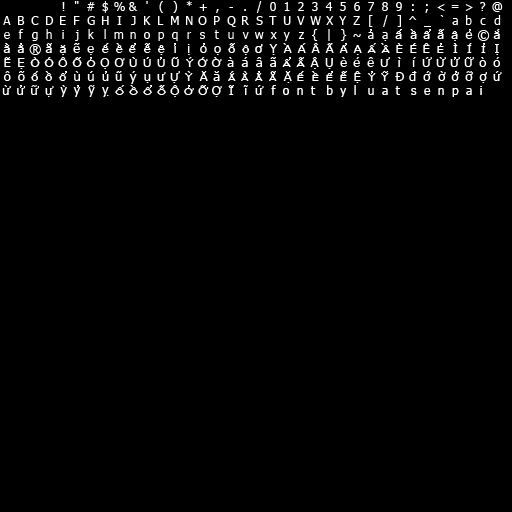
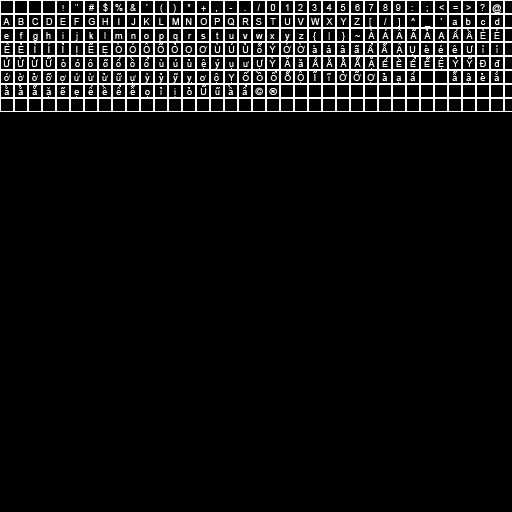
Before/after of a 512×512 layered artwork. What changed in the layer stack:
removed layer "ơ" over 255, 44, 263, 53
removed layer "ữ" over 31, 85, 39, 95
added layer "©" above "®" over 255, 87, 263, 96
renamed "à" to "®", painted on it over 105, 3, 277, 95
removed layer "á" over 241, 57, 248, 67
removed layer "f o n t b y l u a t s e n p a i" over 271, 85, 482, 97
painted on "char" over 2, 1, 503, 97
added group "Group 1" with 1 layers above "Layer 2" over 0, 0, 512, 112
showed "luoi", moved it into group "Group 1" over 0, 0, 512, 112
